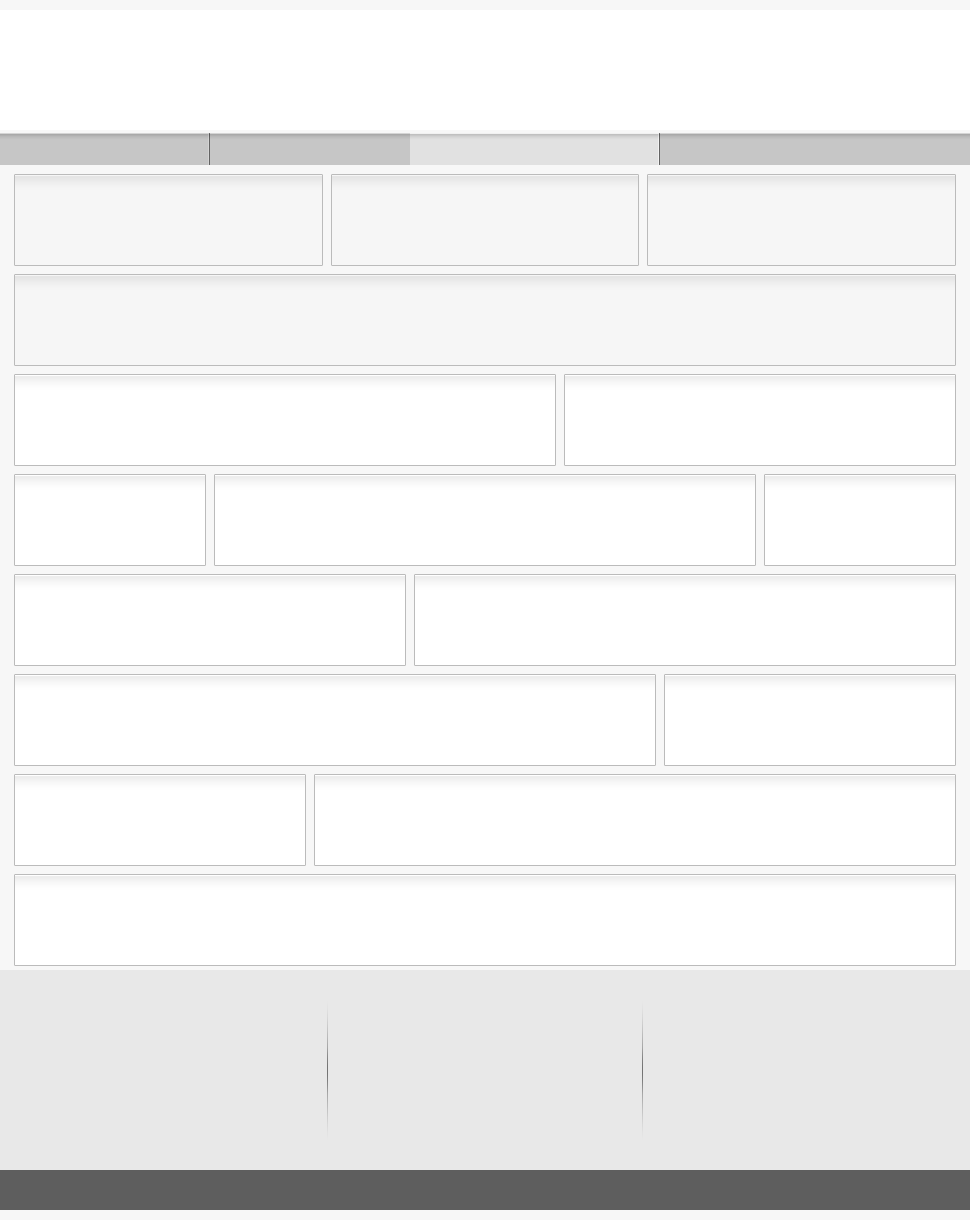
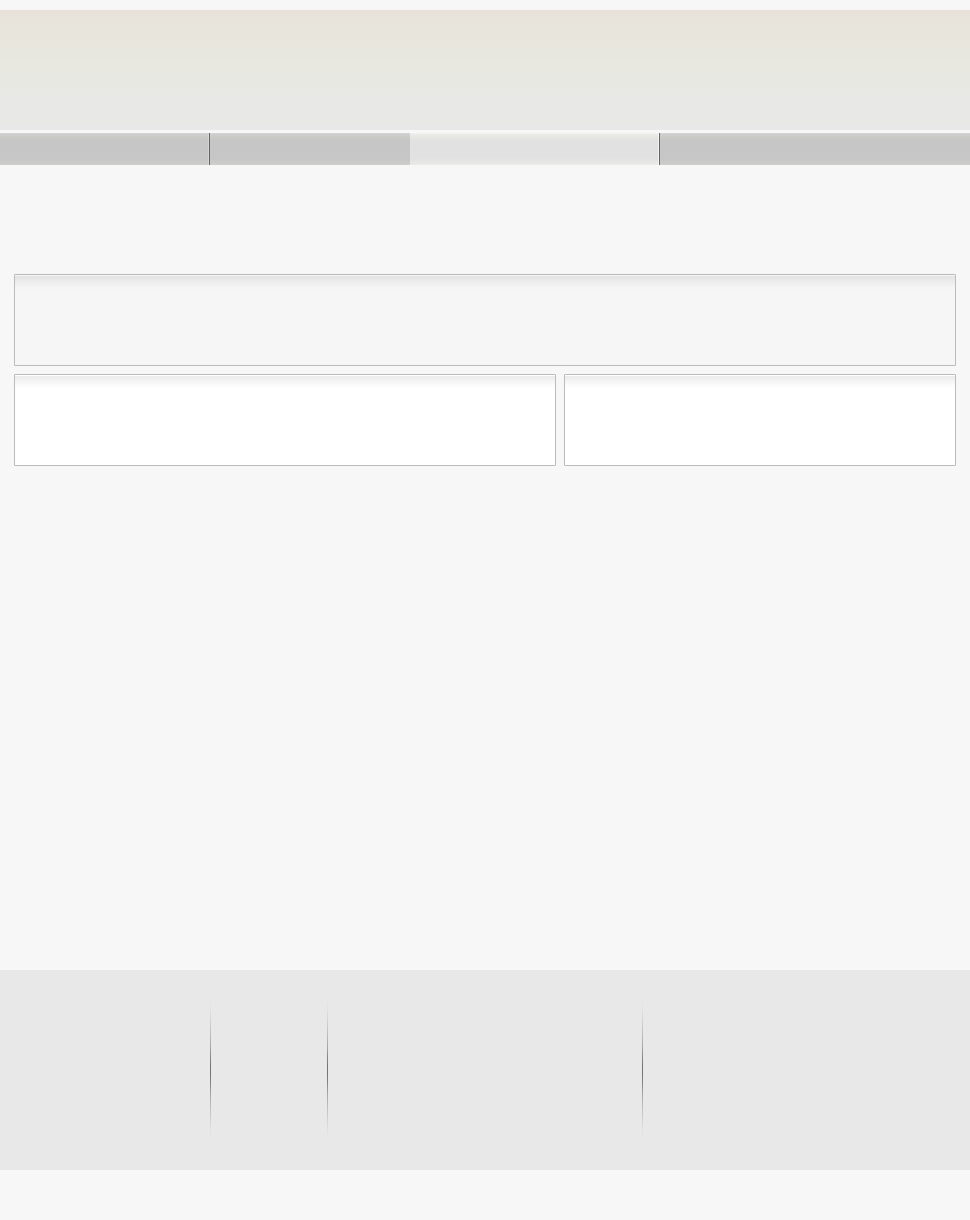
Layer changes from the first 970 × 1220 image to the second:
painted on "header" over [0, 10, 970, 130]
removed layer "header boxes" over [15, 175, 955, 265]
removed layer "footer" over [0, 1170, 970, 1210]
removed layer "sms" over [15, 475, 955, 565]
removed layer "tsm" over [15, 575, 955, 665]
removed layer "mms" over [15, 675, 955, 765]
removed layer "smm" over [15, 775, 955, 865]
removed layer "mmm" over [15, 875, 955, 965]
